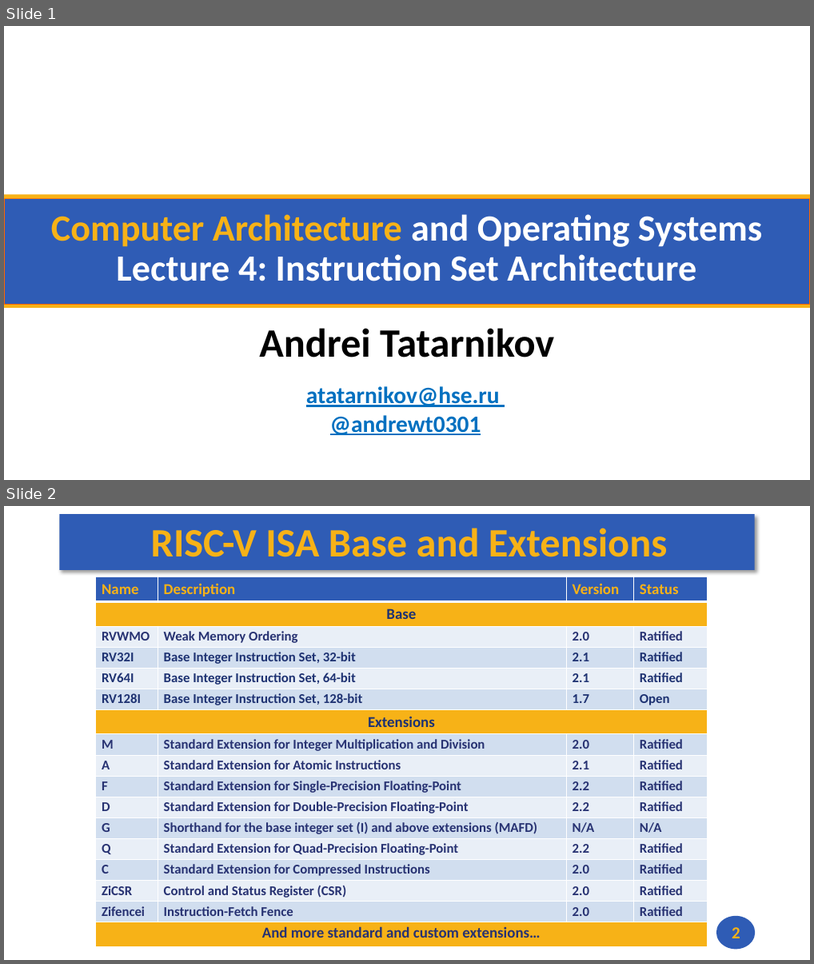
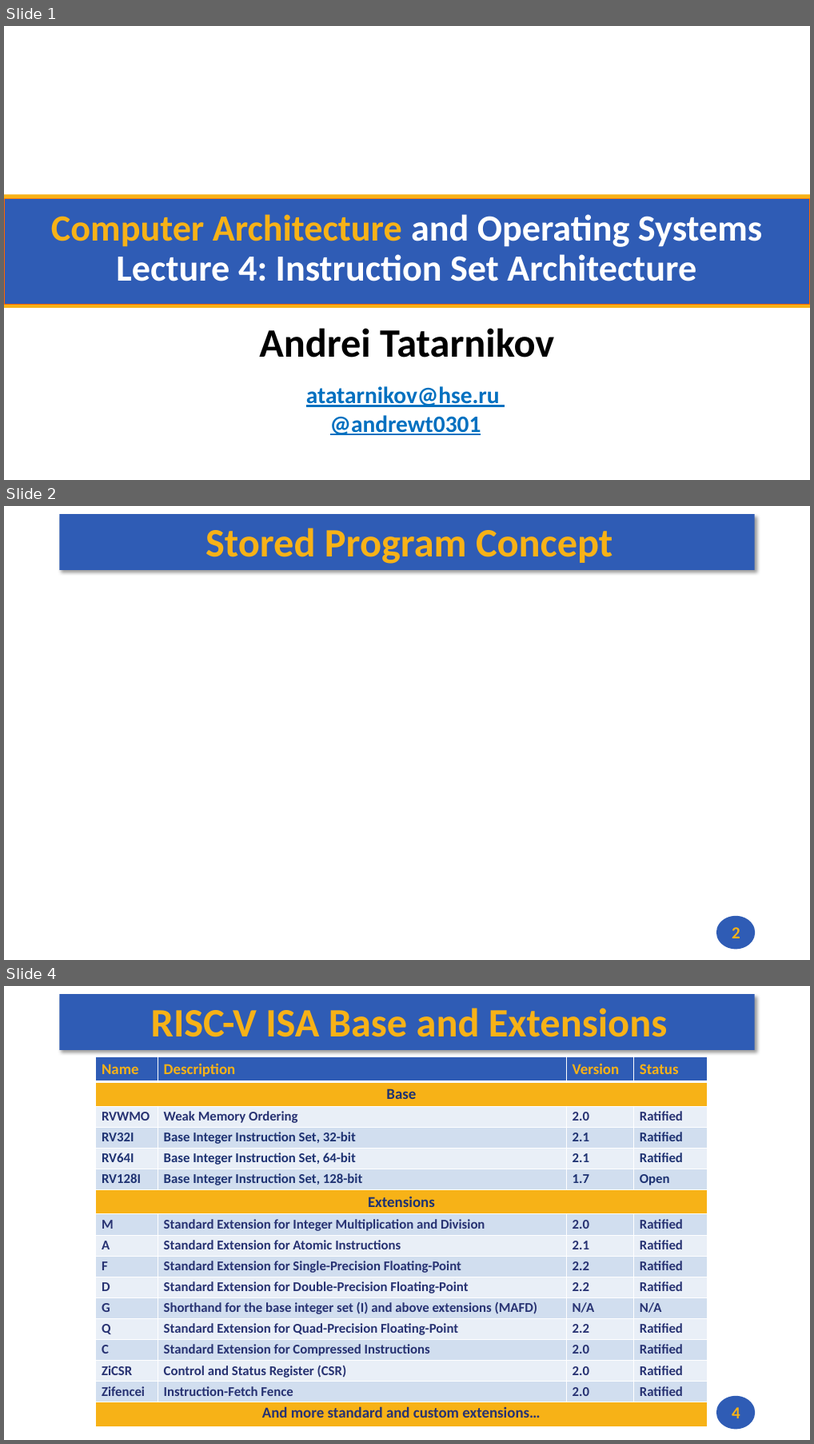
Before and after one commit to andrewt0301/hse-acos-course, a slide deck: docs/part1ca/04_Instructions/CA_Lecture_04.pptx. Shown one above the other, each under a label of ours: slides 1 and 2 before the commit, slides 1, 2 and 4 after it; the slides between them are not shown. The pictures are 814x964 and 814x1444 pixels, drawn with LibreOffice and Linux fonts; fonts in the diff are those of the drawing; background and template pictures are left out. Boxes give left, top, right and bottom in pixels: in the first picture for what was removed or moved away, otherwise in the second. Text is boxed around its words. In the diff, an @@ line names an element or a change of style, - is before the commit and + after.

```diff
--- a/docs/part1ca/04_Instructions/CA_Lecture_04.pptx
+++ b/docs/part1ca/04_Instructions/CA_Lecture_04.pptx
@@ slide 2 added at <box>4,506,810,960</box>, background #FFFFFF; not listed: 2 template elements that a slide beside it also shows @@
@@ title added at <box>206,528,613,564</box>, 48 pt, text #F7B217, bold @@
+Stored Program Concept
@@ page number added at <box>732,927,741,938</box>, 20 pt, text #F7B217, bold @@
+2
@@ what was slide 2 is now slide 4 @@
@@ page number at <box>732,1407,741,1418</box>: text changed @@
-2
+4
```
Also in this commit, not shown: 3 slides changed, 1 other slide added, 2 other files.
